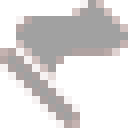
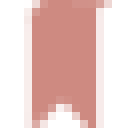
Revision of a layered (128, 128) image; what changed, layer by layer:
added group "bookmark" (1st of 2) with 2 layers above "flag" over (x1=24, y1=0, x2=112, y2=128)
added layer "bookmarked" in group "bookmark" over (x1=24, y1=0, x2=112, y2=128)
hid group "flag" (1st of 2) (2 layers) over (x1=0, y1=0, x2=128, y2=128)
